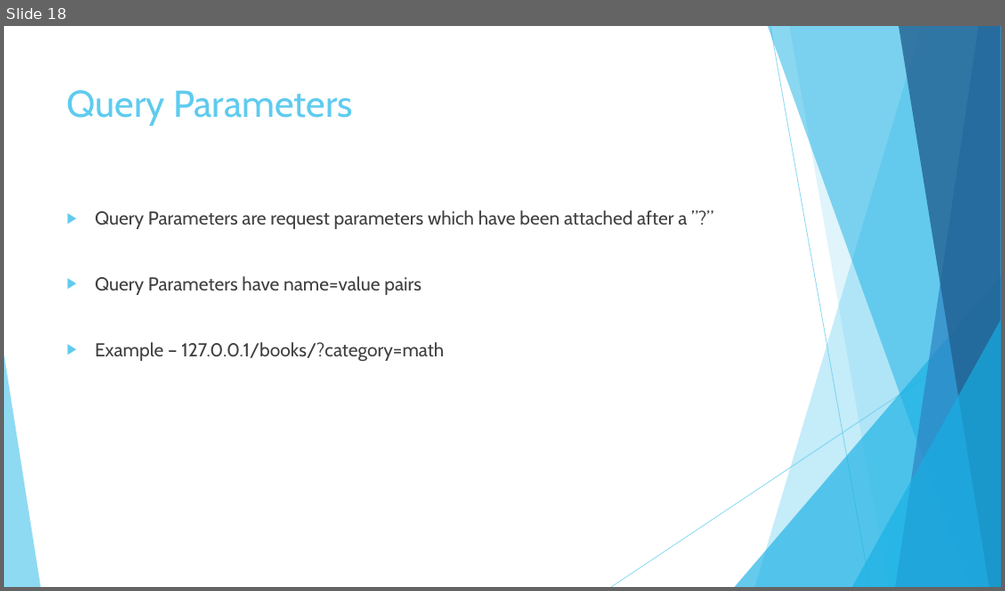
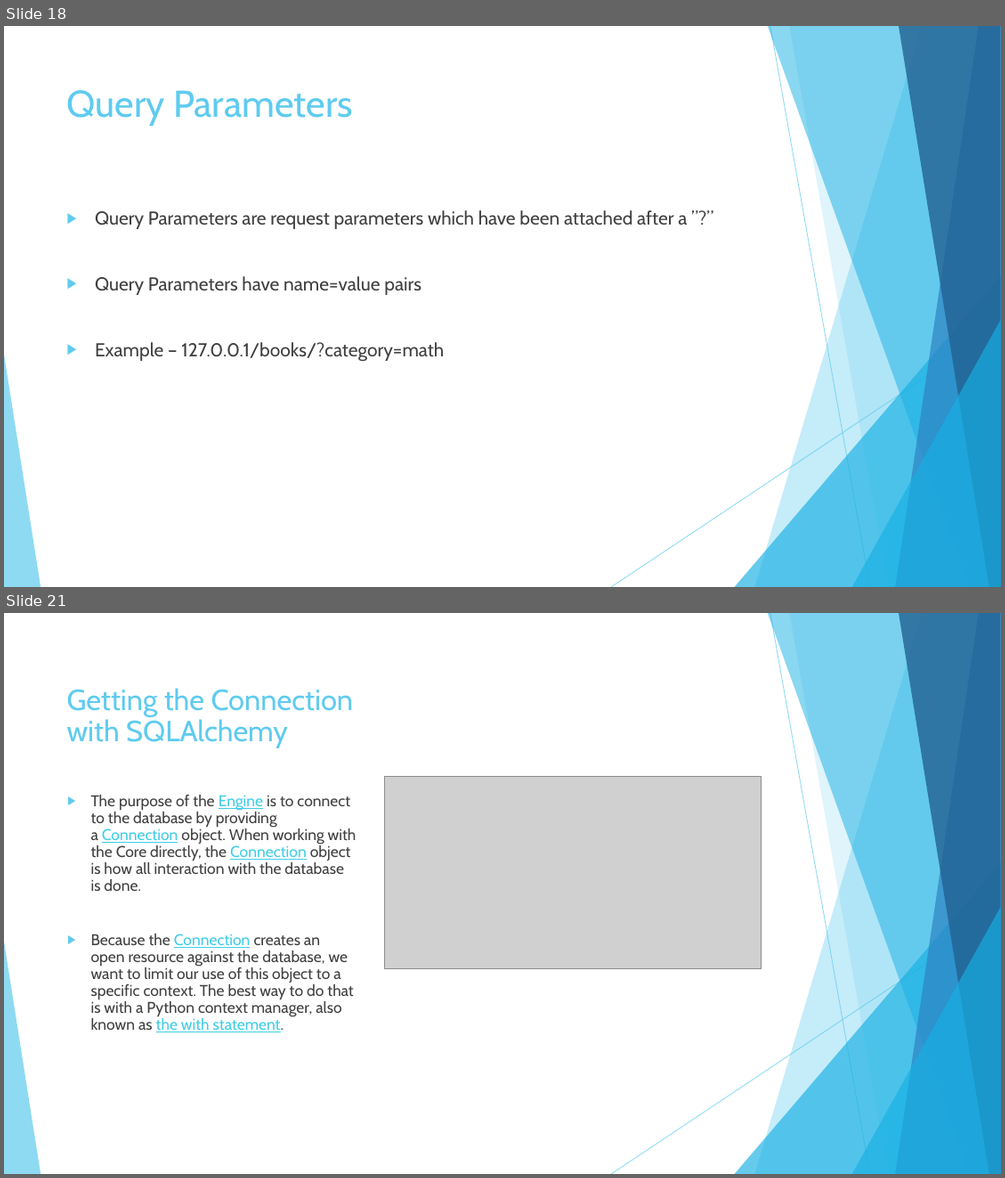
Before and after one commit to imcuteani/FastAPI-PythonAI-Development, a slide deck: Slides/Day-2/FASTAPI Development using Python on Cloud-Day2.pptx. Shown one above the other, each under a label of ours: slide 18 before the commit, slides 18 and 21 after it; the slides between them are not shown. The pictures are 1005x591 and 1005x1178 pixels, drawn with LibreOffice and Linux fonts; fonts in the diff are those of the drawing; grey boxes stand for pictures. Boxes give left, top, right and bottom in pixels: in the first picture for what was removed or moved away, otherwise in the second. Text is boxed around its words. In the diff, an @@ line names an element or a change of style, - is before the commit and + after.

```diff
--- a/Slides/Day-2/FASTAPI Development using Python on Cloud-Day2.pptx
+++ b/Slides/Day-2/FASTAPI Development using Python on Cloud-Day2.pptx
@@ slide 21 added at bbox=[4, 613, 1001, 1174], background #FFFFFF; not listed: 10 template elements that a slide beside it also shows @@
@@ title added at bbox=[67, 688, 354, 748], 28 pt, text #5FCBEF @@
+Getting the Connection with SQLAlchemy
@@ text added at bbox=[91, 795, 356, 1032], 15 pt, text #404040 @@
+▶ The purpose of the Engine is to connect to the database by providing a Connection object. When working with the Core directly, the Connection object is how all interaction with the database is done.
+▶ Because the Connection creates an open resource against the database, we want to limit our use of this object to a specific context. The best way to do that is with a Python context manager, also known as the with statement.
@@ picture added at bbox=[385, 777, 760, 969] @@
```
Also in this commit, not shown: 1 slide changed, 4 other slides added, 5 slides removed, 3 other files.
